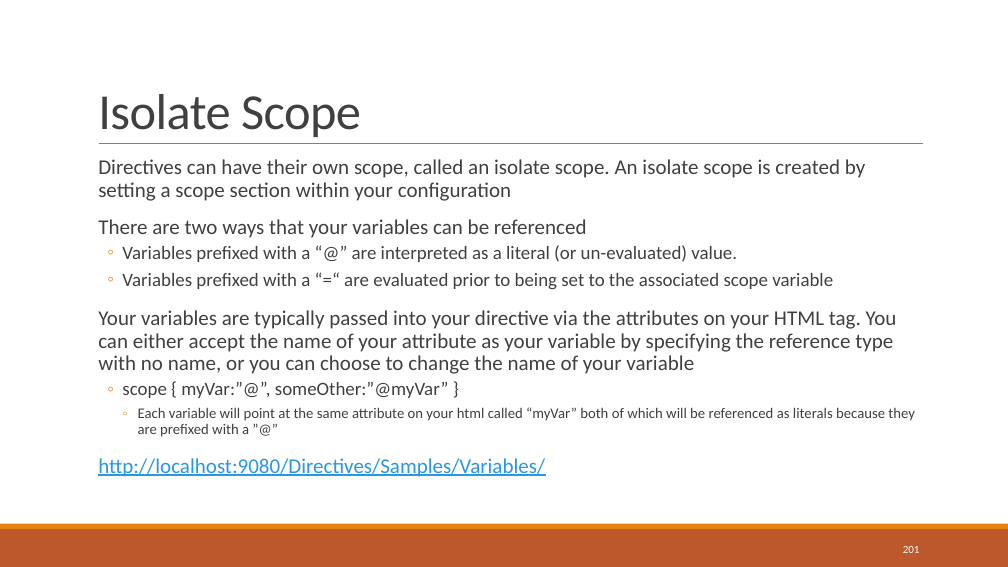
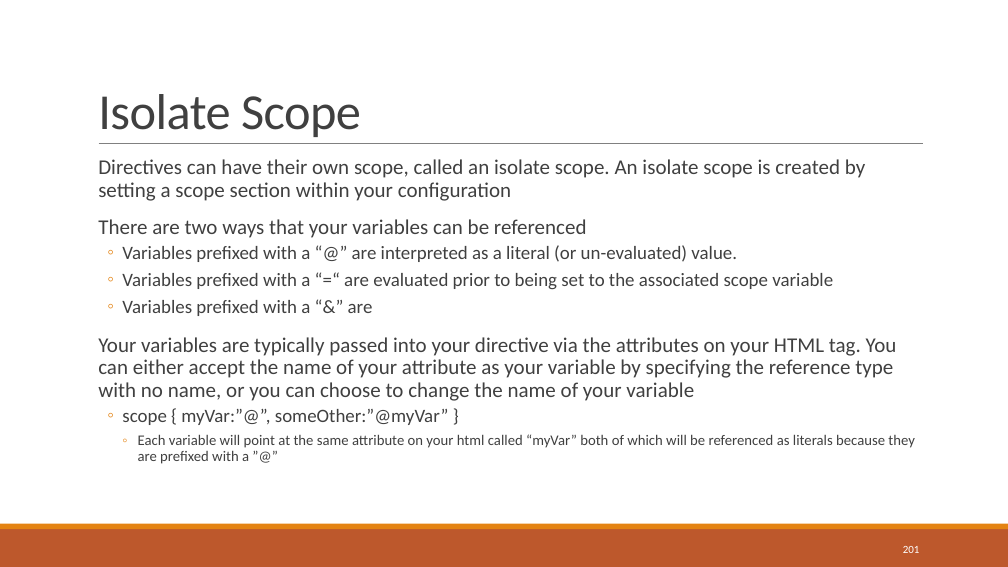
Before and after one commit to sbechtold/angularjs, a slide deck: slide 201 of materials/AngularJS.pptx. Drawn at 1008x567 pixels with LibreOffice and Linux fonts; fonts in the diff are those of the drawing. Boxes give left, top, right and bottom in pixels: in the first picture for what was removed or moved away, otherwise in the second. Text is boxed around its words. In the diff, an @@ line names an element or a change of style, - is before the commit and + after.

Commit message:
Added a directive to show the from state

```diff
--- a/materials/AngularJS.pptx
+++ b/materials/AngularJS.pptx
@@ text at (122,300,373,316): paragraph added @@
+  ◦ Variables prefixed with a “&” are
@@ text at (98,458,545,477): paragraph removed @@
-  http://localhost:9080/Directives/Samples/Variables/
```
Also in this commit, not shown: 10 other files.
